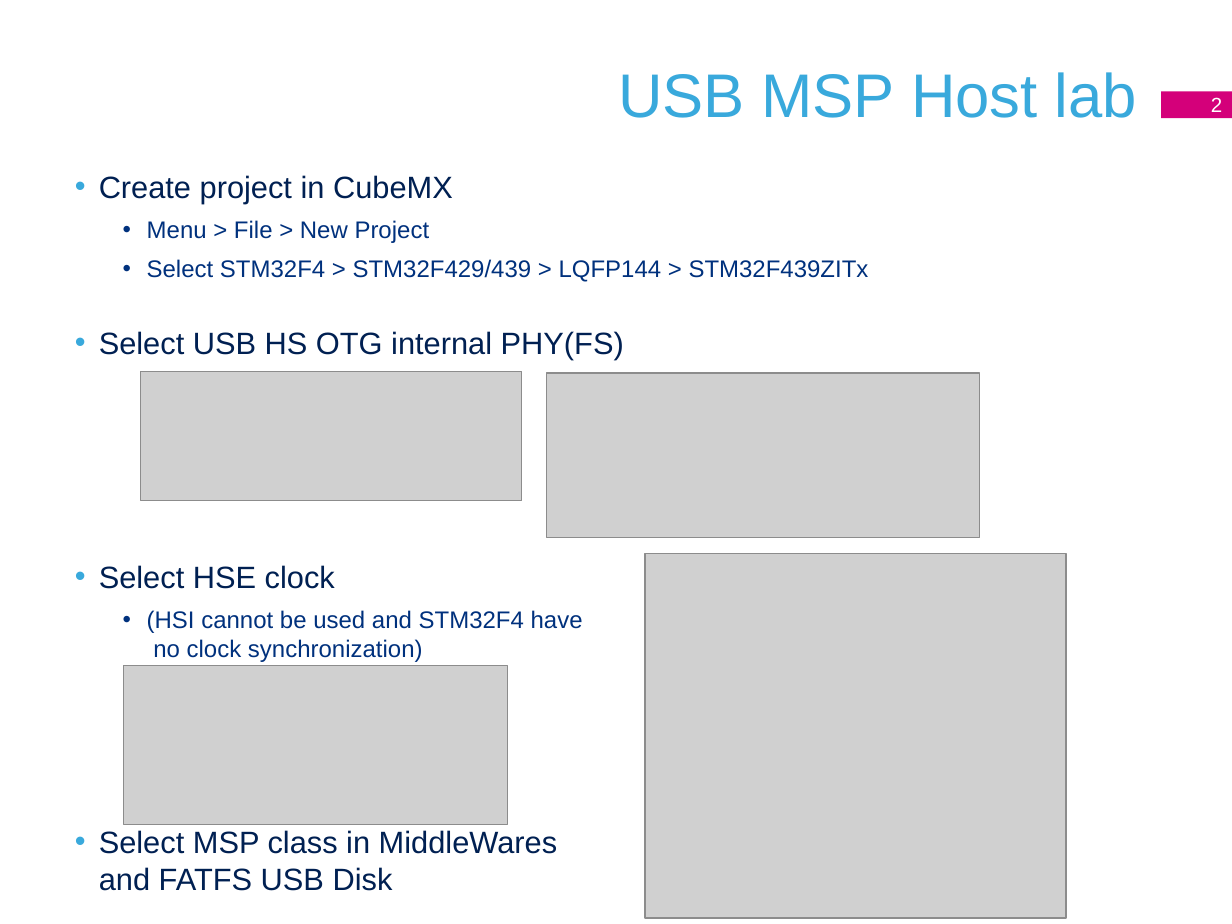
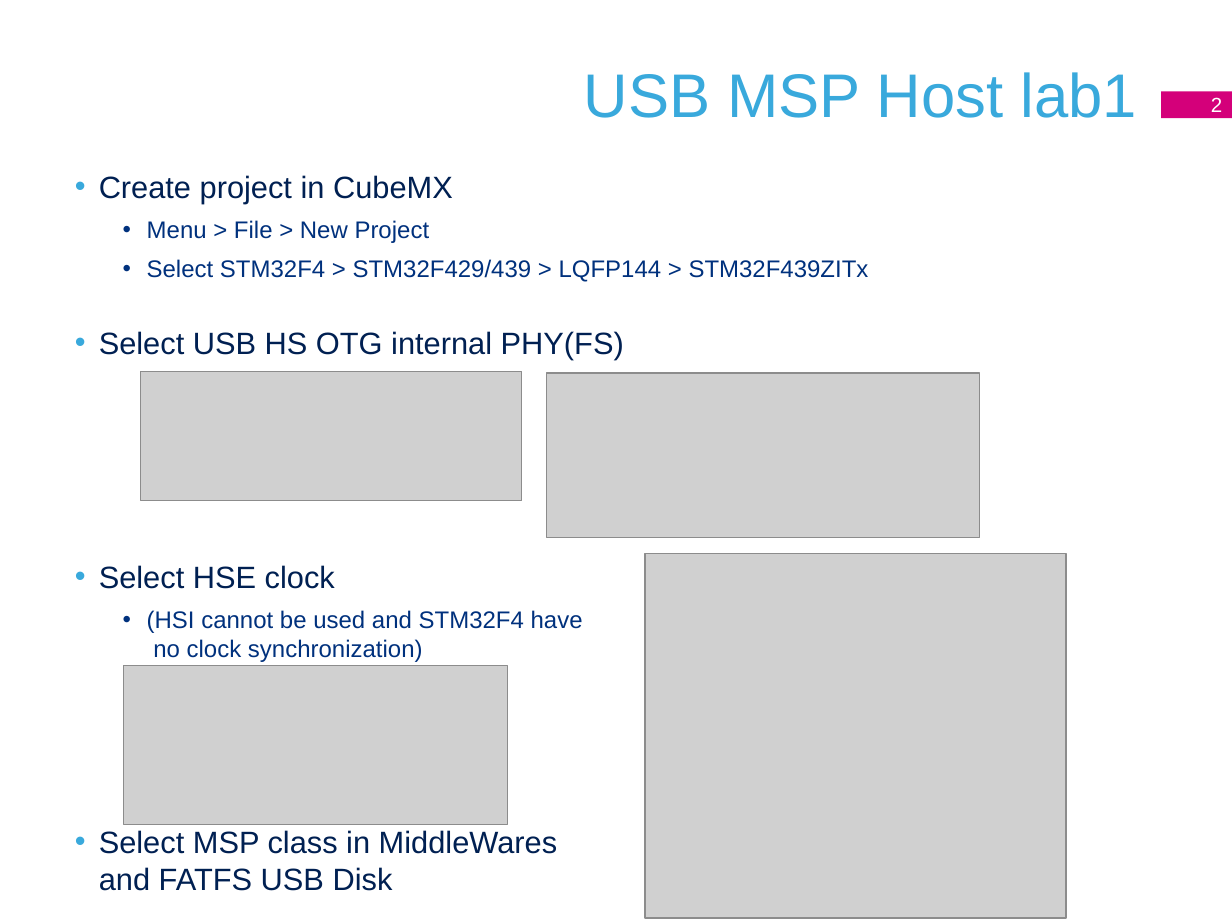
Before and after one commit to Montanari9/USBH_MSC, a slide deck: slide 2 of F4_USBH_MSC_CubeMX.pptx. Drawn at 1232x924 pixels with LibreOffice and Linux fonts; fonts in the diff are those of the drawing; grey boxes stand for pictures; background and template pictures are left out. Boxes give left, top, right and bottom in pixels: in the first picture for what was removed or moved away, otherwise in the second. Text is boxed around its words. In the diff, an @@ line names an element or a change of style, - is before the commit and + after.

```diff
--- a/F4_USBH_MSC_CubeMX.pptx
+++ b/F4_USBH_MSC_CubeMX.pptx
@@ title at (584,72,1136,118): text changed @@
-USB MSP Host lab
+USB MSP Host lab1
```
